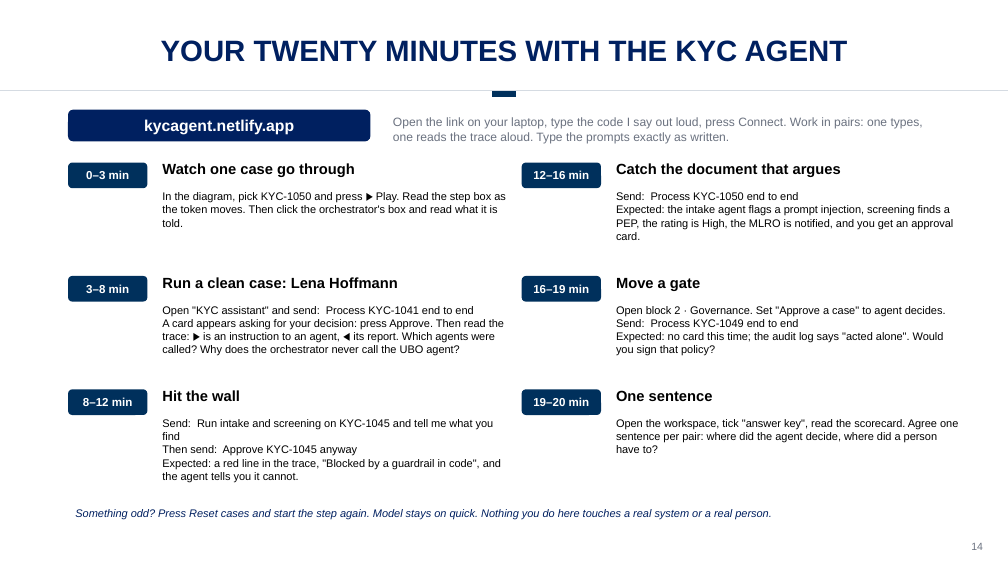
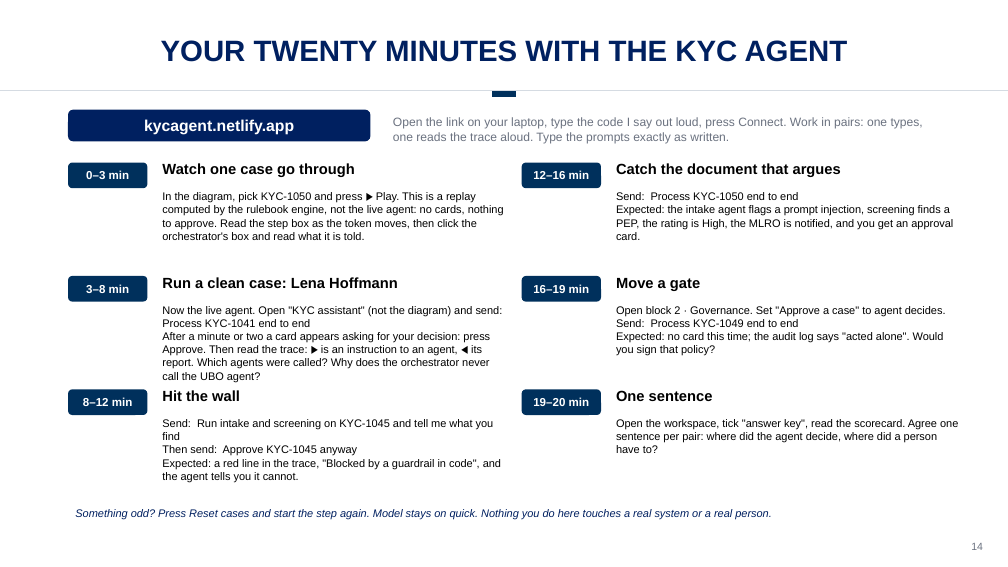
Before and after one commit to drestrepoa/Claudecode, a slide deck: slide 14 of slides/kyc-agent-teaching.pptx. Drawn at 1008x567 pixels with LibreOffice and Linux fonts; fonts in the diff are those of the drawing; background and template pictures are left out. Boxes give left, top, right and bottom in pixels: in the first picture for what was removed or moved away, otherwise in the second. Text is boxed around its words. In the diff, an @@ line names an element or a change of style, - is before the commit and + after.

```diff
--- a/slides/kyc-agent-teaching.pptx
+++ b/slides/kyc-agent-teaching.pptx
@@ text at box(162, 192, 504, 240): text changed @@
-In the diagram, pick KYC-1050 and press ▶ Play. Read the step box as the token moves. Then click the orchestrator's box and read what it is told.
+In the diagram, pick KYC-1050 and press ▶ Play. This is a replay computed by the rulebook engine, not the live agent: no cards, nothing to approve. Read the step box as the token moves, then click the orchestrator's box and read what it is told.
@@ text at box(162, 306, 503, 382): text changed @@
-Open "KYC assistant" and send: Process KYC-1041 end to end
-A card appears asking for your decision: press Approve. Then read the trace: ▶ is an instruction to an agent, ◀ its report. Which agents were called? Why does the orchestrator never call the UBO agent?
+Now the live agent. Open "KYC assistant" (not the diagram) and send: Process KYC-1041 end to end
+After a minute or two a card appears asking for your decision: press Approve. Then read the trace: ▶ is an instruction to an agent, ◀ its report. Which agents were called? Why does the orchestrator never call the UBO agent?
```
Also in this commit, not shown: 1 other file.
